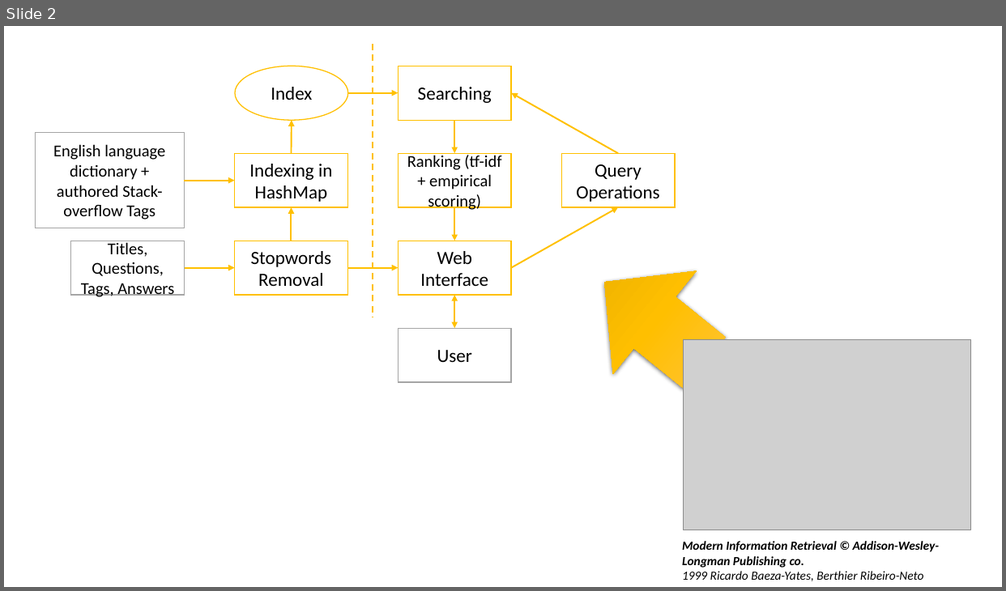
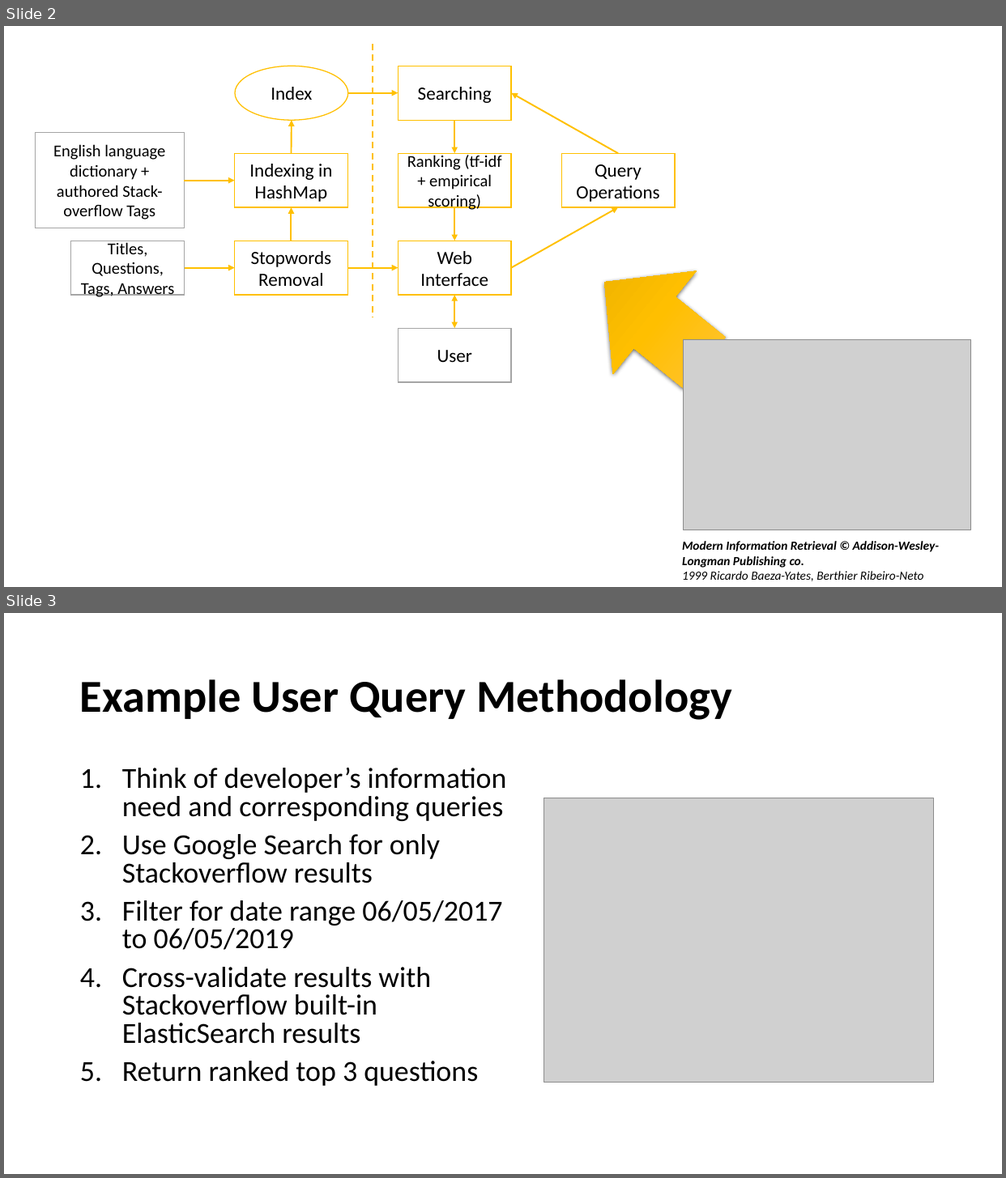
Before and after one commit to KevinCT/SearchFlow, a slide deck: meetings/08-05-2019 Searchflow.pptx. Shown one above the other, each under a label of ours: slide 2 before the commit, slides 2 and 3 after it. The pictures are 1006x591 and 1006x1178 pixels, drawn with LibreOffice and Linux fonts; fonts in the diff are those of the drawing; grey boxes stand for pictures. Boxes give left, top, right and bottom in pixels: in the first picture for what was removed or moved away, otherwise in the second. Text is boxed around its words. In the diff, an @@ line names an element or a change of style, - is before the commit and + after.

```diff
--- a/meetings/08-05-2019 Searchflow.pptx
+++ b/meetings/08-05-2019 Searchflow.pptx
@@ slide 3 added at [4, 613, 1002, 1174], background #FFFFFF @@
@@ title added at [80, 679, 732, 720], 44 pt, text #000000, bold @@
+Example User Query Methodology
@@ text added at [122, 768, 507, 1086], 28 pt, text #000000 @@
+1. Think of developer’s information need and corresponding queries
+2. Use Google Search for only Stackoverflow results
+3. Filter for date range 06/05/2017 to 06/05/2019
+4. Cross-validate results with Stackoverflow built-in ElasticSearch results
+5. Return ranked top 3 questions
@@ picture added at [543, 798, 933, 1082] @@
```
Also in this commit, not shown: 1 slide changed.
